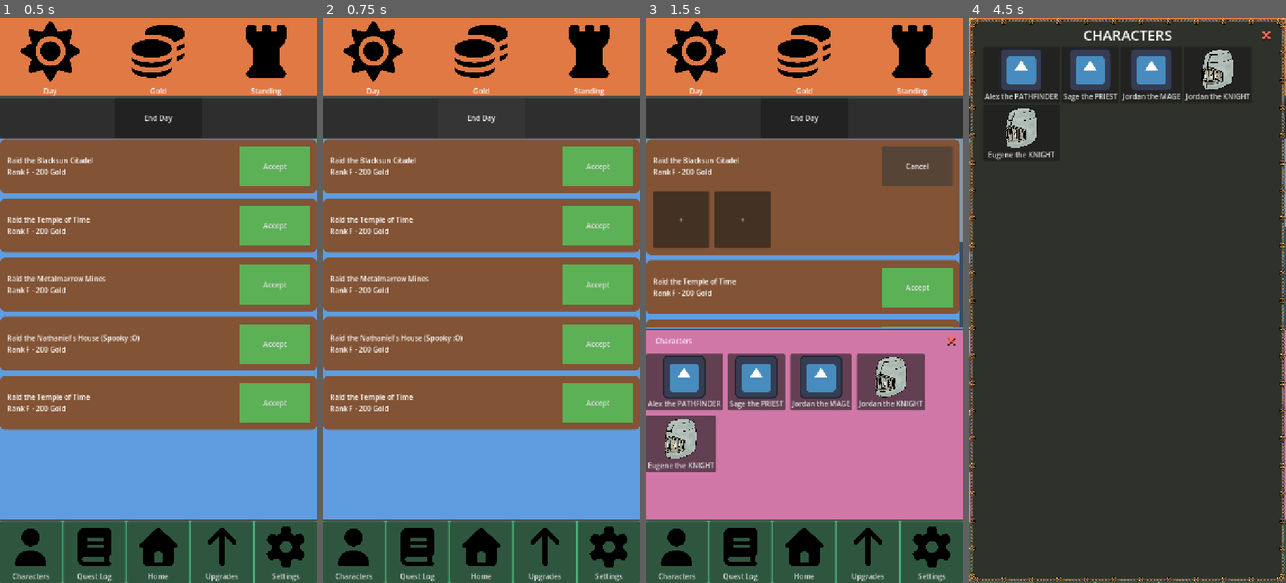
Above: before the commit, frames 1-4 (left to right).
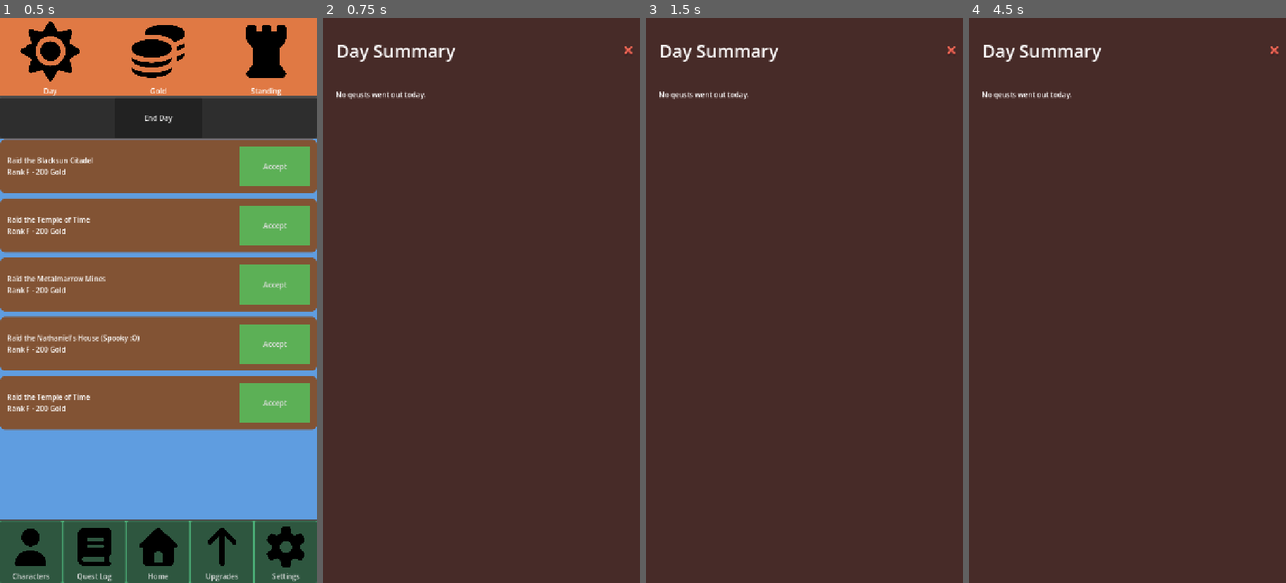
Above: after the commit, the same moments.

Repository: ActuallySanta/Fantasy-Guild-Manager
Game: Godot game, scene res://Scenes/UI/home_ui_prototype.tscn
The game is run twice, just before and just after one commit, with the same random seed, the same clock (stepped at 60 frames per second) and the same inputs. The engine's default icon, where the game draws it, is replaced by a stand-in: a white triangle on a blue panel in a dark square.
Inputs (mouse positions are in pixels of both pictures, inside the frame that each line leads up to):
- Up to frame 1 (0.5 s): no input
- Up to frame 2 (0.75 s): click "End Day" at 0.5 s
- Up to frame 3 (1.5 s): click "Accept" at 1.25 s
- Up to frame 4 (4.5 s): click "Accept" at 2 s; click (1003, 221) at 2.75 s, where only the run before the commit has a clickable "+"; click (1067, 221) at 3.5 s, where only the run before the commit has a clickable "+"; click "Characters" at 4.25 s

Frame 1 is identical in both runs. In frame 2, 98% of the frame differs, in the area x 0-100%, y 0-100%; in frame 3, 96%; in frame 4, 99%.
Error before the commit: Parse Error: Could not find type "DaySummary" in the current scope. (res://Scripts/UI/day_bar.gd:7)

Commit message:
end day button and summary working

Diff:
--- a/Scenes/UI/day_summary.tscn
+++ b/Scenes/UI/day_summary.tscn
@@ -2,6 +2,10 @@
 
 [ext_resource type="Script" uid="uid://cwabtoyr1uy6k" path="res://Scripts/UI/day_summary.gd" id="1_wie7t"]
 [ext_resource type="PackedScene" uid="uid://kkjpbudn1ejv" path="res://Scenes/UI/Reusable Elements/close_button.tscn" id="2_art7y"]
+[ext_resource type="PackedScene" uid="uid://i3jep15b6byf" path="res://Scenes/UI/summary_entry.tscn" id="2_wiqur"]
+
+[sub_resource type="StyleBoxFlat" id="StyleBoxFlat_art7y"]
+bg_color = Color(0.28, 0.16706668, 0.1568, 1)
 
 [node name="DaySummary" type="Control" unique_id=39756973]
 layout_mode = 3
@@ -11,6 +15,7 @@
 grow_horizontal = 2
 grow_vertical = 2
 script = ExtResource("1_wie7t")
+entry_scene = ExtResource("2_wiqur")
 
 [node name="Dim" type="ColorRect" parent="." unique_id=901239224]
 layout_mode = 1
@@ -31,32 +36,38 @@
 
 [node name="SummaryPanel" type="PanelContainer" parent="SummaryMargin" unique_id=514205563]
 layout_mode = 2
+theme_override_styles/panel = SubResource("StyleBoxFlat_art7y")
 
 [node name="SummaryColumn" type="VBoxContainer" parent="SummaryMargin/SummaryPanel" unique_id=1704250852]
 layout_mode = 2
 theme_override_constants/separation = 12
 
 [node name="SummaryHeader" type="HBoxContainer" parent="SummaryMargin/SummaryPanel/SummaryColumn" unique_id=1581783167]
+custom_minimum_size = Vector2(0, 150)
 layout_mode = 2
 
 [node name="SummaryTitle" type="Label" parent="SummaryMargin/SummaryPanel/SummaryColumn/SummaryHeader" unique_id=1475620274]
 layout_mode = 2
 size_flags_horizontal = 3
-text = "Day Summary"
+theme_override_font_sizes/font_size = 40
+text = "   Day Summary"
 
-[node name="Close Button" parent="SummaryMargin/SummaryPanel/SummaryColumn/SummaryHeader" unique_id=1203562834 instance=ExtResource("2_art7y")]
+[node name="CloseButton" parent="SummaryMargin/SummaryPanel/SummaryColumn/SummaryHeader" unique_id=1203562834 instance=ExtResource("2_art7y")]
 unique_name_in_owner = true
+custom_minimum_size = Vector2(100, 100)
 layout_mode = 2
 
 [node name="EmptyLabel" type="Label" parent="SummaryMargin/SummaryPanel/SummaryColumn" unique_id=1593576361]
 unique_name_in_owner = true
 layout_mode = 2
-text = "No qeusts went out today. "
+text = "       No qeusts went out today. "
 
 [node name="SummaryScroll" type="ScrollContainer" parent="SummaryMargin/SummaryPanel/SummaryColumn" unique_id=1697673759]
 layout_mode = 2
+size_flags_vertical = 3
 
 [node name="EntryList" type="VBoxContainer" parent="SummaryMargin/SummaryPanel/SummaryColumn/SummaryScroll" unique_id=414700040]
+unique_name_in_owner = true
 layout_mode = 2
 size_flags_horizontal = 3
 theme_override_constants/separation = 12
--- a/Scenes/UI/home_ui_prototype.tscn
+++ b/Scenes/UI/home_ui_prototype.tscn
@@ -18,6 +18,7 @@
 [ext_resource type="Texture2D" uid="uid://c178h40n2xa06" path="res://Sprites/Character Icons/house-solid-full.svg" id="12_rohuf"]
 [ext_resource type="Texture2D" uid="uid://wtb4ungnk6wg" path="res://Sprites/Character Icons/arrow-up-solid-full.svg" id="13_h2ntd"]
 [ext_resource type="Texture2D" uid="uid://ccw8frov4muxu" path="res://Sprites/Character Icons/gear-solid-full.svg" id="14_fkiig"]
+[ext_resource type="PackedScene" uid="uid://cuv2kkwbxwgjy" path="res://Scenes/UI/day_summary.tscn" id="19_73enw"]
 
 [sub_resource type="StyleBoxFlat" id="StyleBoxFlat_g4v7s"]
 bg_color = Color(0.87635714, 0.47655976, 0.26507115, 1)
@@ -119,10 +120,12 @@
 horizontal_alignment = 1
 vertical_alignment = 1
 
-[node name="DayBar" type="PanelContainer" parent="MarginContainer/VBoxContainer" unique_id=1982121986]
+[node name="DayBar" type="PanelContainer" parent="MarginContainer/VBoxContainer" unique_id=1982121986 node_paths=PackedStringArray("quest_list", "day_summary")]
 custom_minimum_size = Vector2(0, 90)
 layout_mode = 2
 script = ExtResource("5_58akh")
+quest_list = NodePath("../Content/ContentScroll/ContentList")
+day_summary = NodePath("../../../DaySummary")
 
 [node name="DayBarRow" type="HBoxContainer" parent="MarginContainer/VBoxContainer/DayBar" unique_id=1818156357]
 layout_mode = 2
@@ -255,6 +258,9 @@
 [node name="QuestManager" type="Node2D" parent="." unique_id=646399410]
 script = ExtResource("7_18fsv")
 
+[node name="DaySummary" parent="." unique_id=39756973 instance=ExtResource("19_73enw")]
+layout_mode = 1
+
 [connection signal="pressed" from="MarginContainer/VBoxContainer/NavBar/HBoxContainer/CharButton" to="." method="_on_char_button_pressed"]
 
 [editable path="MarginContainer/Intro Blurb"]
--- a/Scripts/UI/day_bar.gd
+++ b/Scripts/UI/day_bar.gd
@@ -16,13 +16,13 @@
 
 func end_day() -> void:
 	if quest_list == null or day_summary == null:
-		push_error("DayBar: drag ContentList into Quest List and DaySummary into Day Summary in the Inspector.")
+		push_error("drag ContentList into Quest List and DaySummary into Day Summary in the Inspector")
 		return
 
 	# Each result is a Dictionary the summary screen shows
 	var results := []
 
-	for card in quest_list.get_dispatched_cards():
+	for card: QuestCard in quest_list.get_dispatched_cards():
 		var party := card.get_party()
 
 		# generateResults() wants typed Array[GuildCharacter]
--- a/Scripts/UI/day_summary.gd
+++ b/Scripts/UI/day_summary.gd
@@ -1,11 +1,37 @@
+# popup listing every quest that went out during a day and
+# whether it succeeded
+class_name DaySummary
 extends Control
 
+@export var entry_scene: PackedScene
 
-# Called when the node enters the scene tree for the first time.
-func _ready() -> void:
-	pass # Replace with function body.
+# unique label nodes
+@onready var _entry_list: VBoxContainer = %EntryList
+@onready var _empty_label: Label = %EmptyLabel
+@onready var _close_button: Button = %CloseButton
 
 
-# Called every frame. 'delta' is the elapsed time since the previous frame.
-func _process(delta: float) -> void:
-	pass
+func _ready() -> void:
+	visible = false  # hidden until the day ends
+	_close_button.pressed.connect(hide)
+
+# Fills the list with one entry per quest result, then shows the popup.
+func show_results(results: Array) -> void:
+	if entry_scene == null:
+		push_error("drag summary_entry.tscn into Entry Scene in the Inspector")
+		return
+
+	# Clear out entries from any previous day.
+	for child in _entry_list.get_children():
+		_entry_list.remove_child(child)
+		child.queue_free()
+
+	for result in results:
+		var entry: SummaryEntry = entry_scene.instantiate()
+		_entry_list.add_child(entry) # add first
+		entry.setup(result)          # then fill in the data
+
+	# message if no quests were sent out.
+	_empty_label.visible = results.is_empty()
+
+	show()
--- a/Scripts/UI/quest_list.gd
+++ b/Scripts/UI/quest_list.gd
@@ -66,7 +66,7 @@
 	print(QuestCard.get_title(quest), " party: ", names)
 
 # returns every quest card thats ready to go out for the day
-func get_dispatched_card() -> Array[QuestCard]:
+func get_dispatched_cards() -> Array[QuestCard]:
 	var dispatched: Array[QuestCard] = []
 	for card in get_children():
 		if card is QuestCard and card.is_ready_to_send():
--- a/Scripts/UI/summary_entry.gd
+++ b/Scripts/UI/summary_entry.gd
@@ -1,11 +1,32 @@
+# One quest's result on the Day Summary:
+# Raid the Goblin Caves - SUCCESS ( will be green or red)
+# Party: Bill the KNIGHT, Emily the KNIGHT
+# The story text from generateResults()
+
+class_name SummaryEntry
 extends PanelContainer
 
+const SUCCESS_COLOR := Color(0.45, 0.85, 0.45)
+const FAIL_COLOR := Color(0.9, 0.4, 0.4)
 
-# Called when the node enters the scene tree for the first time.
-func _ready() -> void:
-	pass # Replace with function body.
+# unique labels for nodes
+@onready var _header_label: Label = %HeaderLabel
+@onready var _party_label: Label = %PartyLabel
+@onready var _story_label: Label = %StoryLabel
 
+# result is a Dictionary built by day_bar.gd
+# ["quest":, "party": [...], "story":, "succeeded": true/false]
+func setup(result: Dictionary) -> void:
+	var succeeded: bool = result["succeeded"]
 
-# Called every frame. 'delta' is the elapsed time since the previous frame.
-func _process(delta: float) -> void:
-	pass
+	# Header: quest title + sucess or fail
+	var outcome := "SUCCESS" if succeeded else "FAILED"
+	_header_label.text = "%s - %s" % [QuestCard.get_title(result["quest"]), outcome]
+	_header_label.add_theme_color_override("font_color", SUCCESS_COLOR if succeeded else FAIL_COLOR)
+
+	# Party: the names of everyone who went on quest
+	var names: Array = result["party"].map(func(c): return CharacterButton.get_display_name(c))
+	_party_label.text = "Party: " + ", ".join(PackedStringArray(names))
+
+	# The full story of what happened on the quest.
+	_story_label.text = result["story"]
